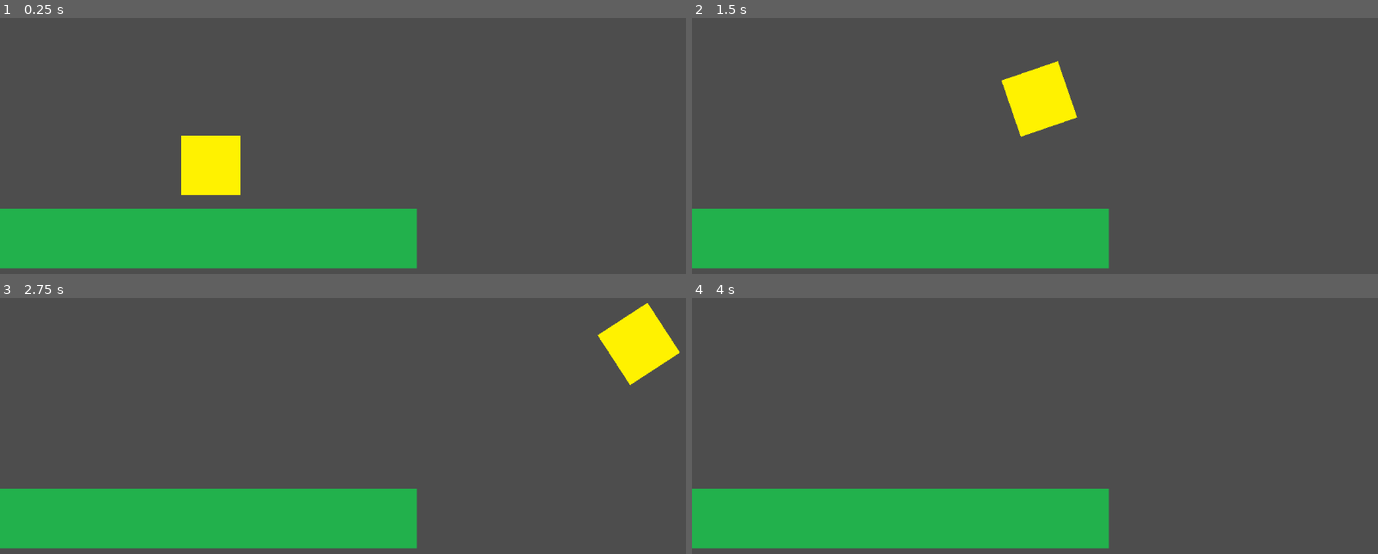
Above: before the commit, frames 1-4 (two rows, left to right).
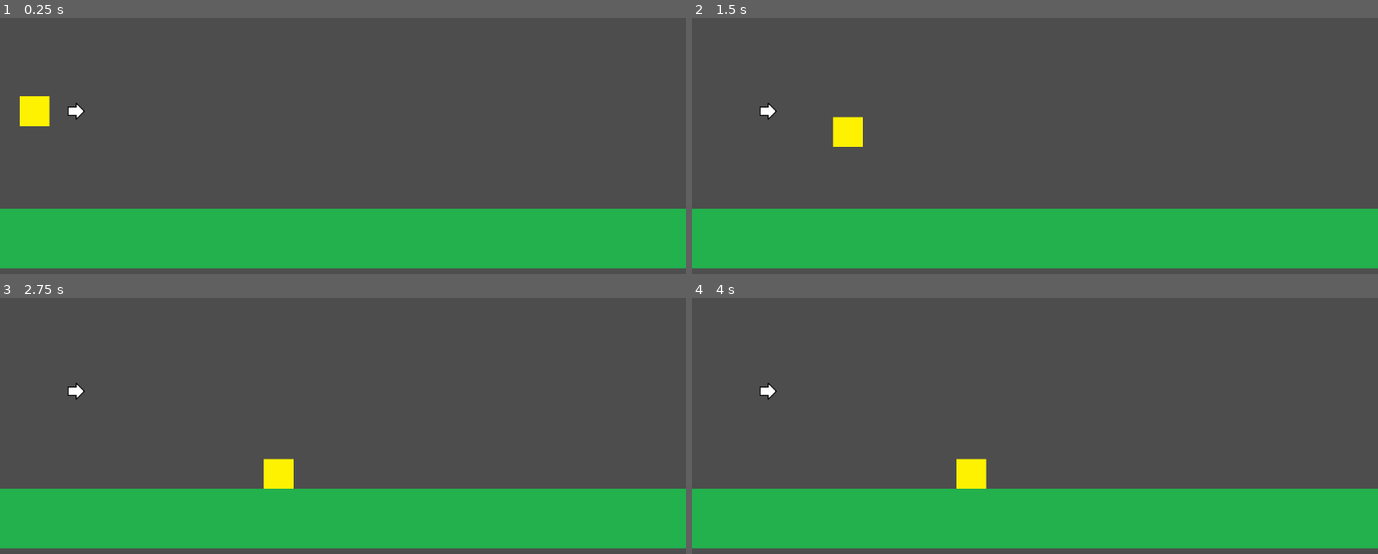
Above: after the commit, the same moments.

Repository: bsu-cs315/E1.1-Hovell
Game: Godot game, scene res://level.tscn
Same seed, same stepped clock (60 frames per second), same inputs: the game is played once before the commit and once after it. Before the commit the project has no main scene; this scene is started directly in both runs.
Inputs:
- Up to frame 1 (0.25 s): no input
- Up to frame 2 (1.5 s): tap Enter at 0.5 s; tap Right (launch) at 0.6 s; tap Down (addY, bound only after the commit) at 0.8, 1.35 s
- Up to frame 3 (2.75 s): tap Up (subtractY, bound only after the commit) at 1.55, 2.1 s; tap Right (launch) at 2.3 s
- Up to frame 4 (4 s): tap Right (launch) at 2.85 s; tap Down (addY, bound only after the commit) at 3.05, 3.6 s; tap Space at 3.5 s; tap Up (subtractY, bound only after the commit) at 3.8 s

The runs differ from the first frame. In frame 1, 12% of the frame differs, in the area x 2-100%, y 30-98%; in frame 2, 12%; in frame 3, 12%, in the area x 9-100%, y 2-98%; in frame 4, 9.8%.

Commit message:
Add player control of shooter's direction

Diff:
--- a/level.tscn
+++ b/level.tscn
@@ -1,7 +1,8 @@
-[gd_scene load_steps=5 format=4 uid="uid://brgqp0oww0bp3"]
+[gd_scene load_steps=6 format=4 uid="uid://brgqp0oww0bp3"]
 
 [ext_resource type="PackedScene" uid="uid://b1i0kthdkt1vn" path="res://shooter.tscn" id="1_8liep"]
 [ext_resource type="Texture2D" uid="uid://g5te2ra2eisv" path="res://floor.png" id="2_mkscy"]
+[ext_resource type="Texture2D" uid="uid://2kk7416mees2" path="res://arrow.png" id="3_gatks"]
 
 [sub_resource type="TileSetAtlasSource" id="TileSetAtlasSource_j5bgc"]
 resource_name = "Floor"
@@ -18,9 +19,14 @@
 [node name="Level" type="Node2D"]
 
 [node name="Shooter" parent="." instance=ExtResource("1_8liep")]
-position = Vector2(354, 324)
+position = Vector2(58, 236)
 
-[node name="TileMapLayer" type="TileMapLayer" parent="."]
-tile_map_data = PackedByteArray("AAAGAB0AAAAAAAAAAAAHAB0AAAA …(2720 unchanged characters)… AAAAAAAAFAAQAAAAAAAAAAAAGAAQAAAAAAAAAAAA=")
+[node name="GroundTileMap" type="TileMapLayer" parent="."]
+tile_map_data = PackedByteArray("AAAGAB0AAAAAAAAAAAAHAB0AAAA …(2720 unchanged characters)… AAAAAAAAFAAQAAAAAAAAAAAAGAAQAAAAAAAAAAAAHAAQAAAAAAAAAAAAIAAQAAAAAAAAAAAAJAAQAAAAAAAAAAAAKAAQAAAAAAAAAAAALAAQAAAAAAAAAAAA=")
 tile_set = SubResource("TileSet_thl1w")
 rendering_quadrant_size = 100
+
+[node name="Arrow" type="Sprite2D" parent="."]
+position = Vector2(128, 236)
+scale = Vector2(0.3, 0.3)
+texture = ExtResource("3_gatks")
--- a/project.godot
+++ b/project.godot
@@ -11,6 +11,7 @@
 [application]
 
 config/name="PhysicsGame"
+run/main_scene="res://level.tscn"
 config/features=PackedStringArray("4.3", "Forward Plus")
 config/icon="res://icon.svg"
 
@@ -21,3 +22,13 @@
 "events": [Object(InputEventKey,"resource_local_to_scene":false,"resource_name":"","device":-1,"window_id":0,"alt_press …(195 unchanged characters)…
 ]
 }
+addY={
+"deadzone": 0.5,
+"events": [Object(InputEventKey,"resource_local_to_scene":false,"resource_name":"","device":-1,"window_id":0,"alt_pressed":false,"shift_pressed":false,"ctrl_pressed":false,"meta_pressed":false,"pressed":false,"keycode":0,"physical_keycode":4194322,"key_label":0,"unicode":0,"location":0,"echo":false,"script":null)
+]
+}
+subtractY={
+"deadzone": 0.5,
+"events": [Object(InputEventKey,"resource_local_to_scene":false,"resource_name":"","device":-1,"window_id":0,"alt_pressed":false,"shift_pressed":false,"ctrl_pressed":false,"meta_pressed":false,"pressed":false,"keycode":0,"physical_keycode":4194320,"key_label":0,"unicode":0,"location":0,"echo":false,"script":null)
+]
+}
--- a/shooter.gd
+++ b/shooter.gd
@@ -1,15 +1,27 @@
 extends RigidBody2D
 
 var strength : float = 20
+var yDirection : float = 0
+var isShot : bool = false
 
 # Called when the node enters the scene tree for the first time.
 func _ready() -> void:
-	pass # Replace with function body.
+	gravity_scale = 0
 
 
 # Called every frame. 'delta' is the elapsed time since the previous frame.
 func _process(delta: float) -> void:
-	if Input.is_action_just_pressed("launch"):
-		var direction = Vector2(1, -1).normalized()
+	if Input.is_action_just_pressed("launch") && !isShot:
+		var direction = Vector2(1, yDirection).normalized()
 		var velocity = direction * strength
-		apply_impulse(Vector2(50,0), velocity)
+		apply_impulse(Vector2(50,yDirection), velocity)
+		gravity_scale = 0.1
+		isShot = true
+
+	if Input.is_action_just_pressed("addY") && yDirection < 90 && !isShot:
+		yDirection += 10
+		$"../Arrow".rotation_degrees += 10
+
+	if Input.is_action_just_pressed("subtractY") && yDirection > -90 && !isShot:
+		yDirection -= 10
+		$"../Arrow".rotation_degrees -= 10
--- a/shooter.tscn
+++ b/shooter.tscn
@@ -7,12 +7,14 @@
 size = Vector2(100, 100)
 
 [node name="Shooter" type="RigidBody2D"]
-mass = 0.1
+mass = 0.2
 gravity_scale = 0.1
 script = ExtResource("1_dcmwa")
 
 [node name="CollisionShape2D" type="CollisionShape2D" parent="."]
+scale = Vector2(0.5, 0.5)
 shape = SubResource("RectangleShape2D_exbvm")
 
 [node name="Sprite2D" type="Sprite2D" parent="."]
+scale = Vector2(0.5, 0.5)
 texture = ExtResource("1_yvh8s")
Binary file added: arrow.png
Not shown, added: arrow.png.import
